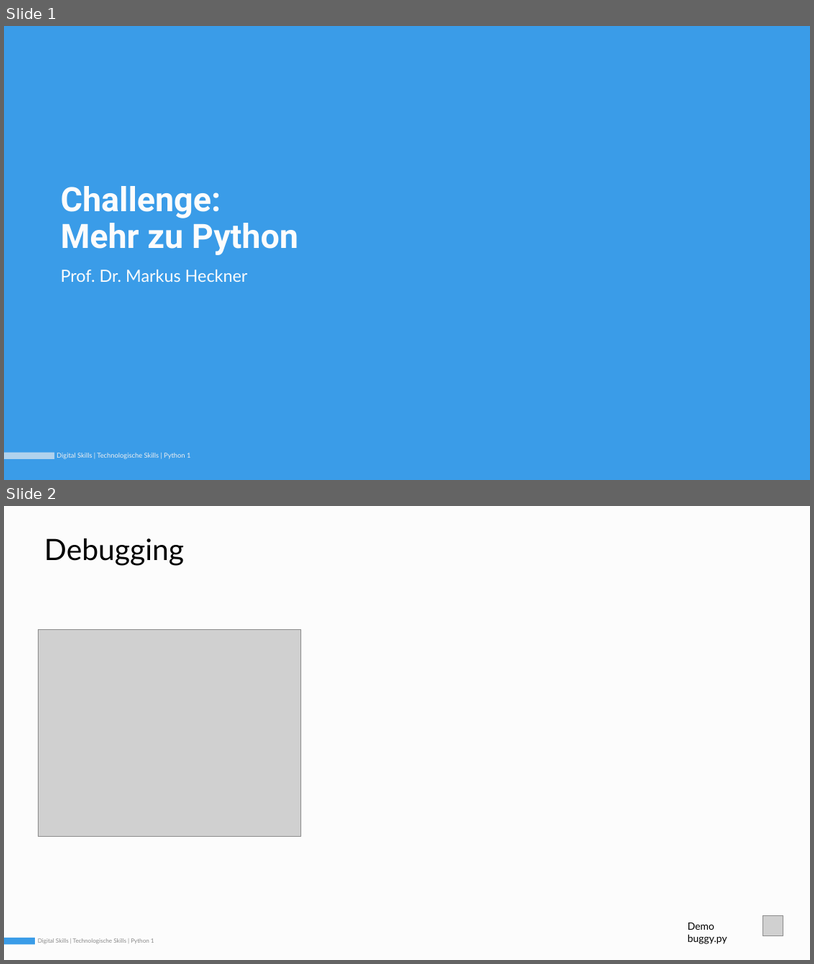
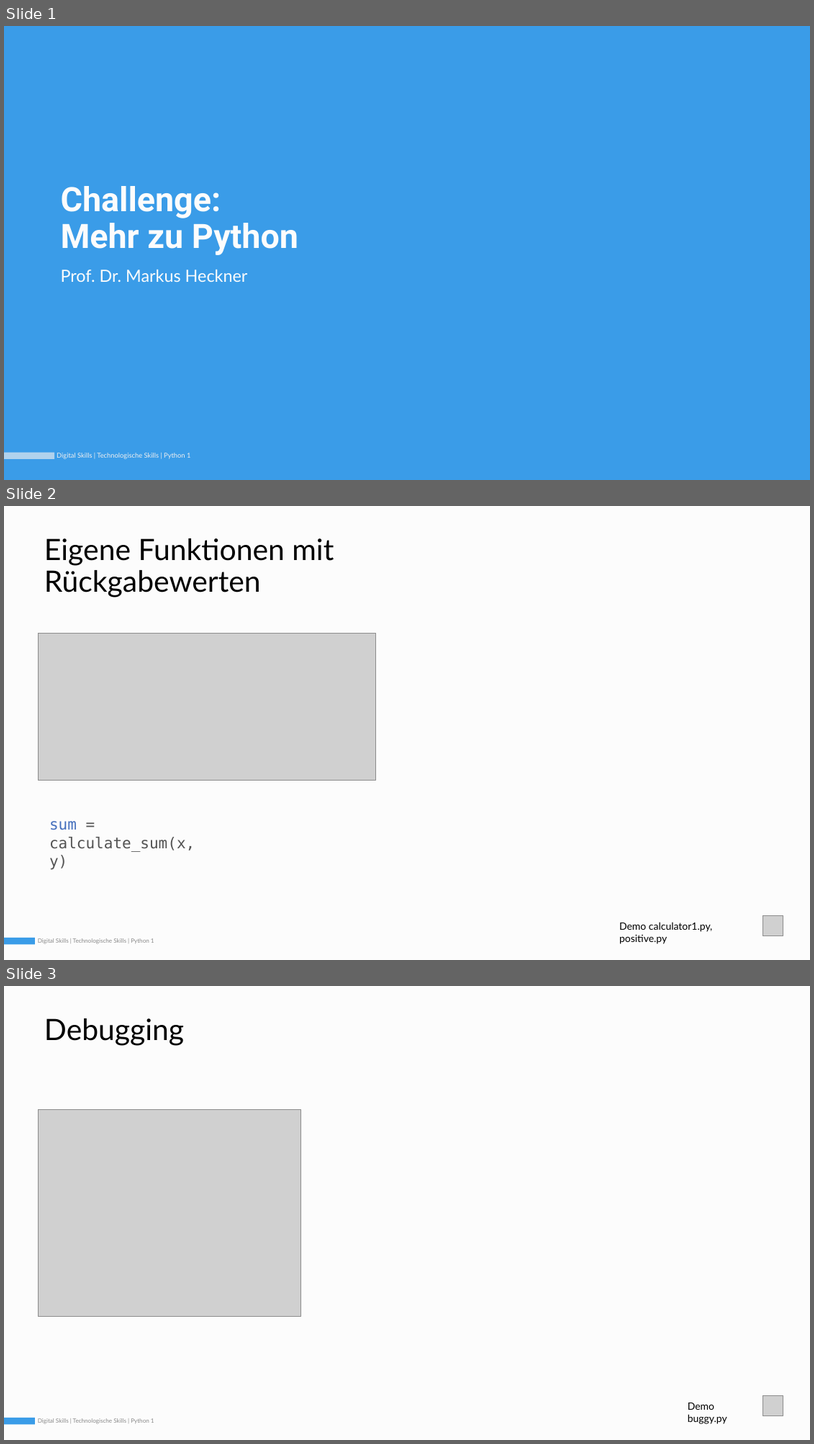
Before and after one commit to Simple-codinger/digitalskills, a slide deck: semester1_technology_skills/05_python2/slides/DigitalSkills_01_05_Python2_220629_v2.pptx. Shown one above the other, each under a label of ours: slides 1 and 2 before the commit, slides 1, 2 and 3 after it. The pictures are 814x964 and 814x1444 pixels, drawn with LibreOffice and Linux fonts; fonts in the diff are those of the drawing; grey boxes stand for pictures. Boxes give left, top, right and bottom in pixels: in the first picture for what was removed or moved away, otherwise in the second. Text is boxed around its words. In the diff, an @@ line names an element or a change of style, - is before the commit and + after.

```diff
--- a/semester1_technology_skills/05_python2/slides/DigitalSkills_01_05_Python2_220629_v2.pptx
+++ b/semester1_technology_skills/05_python2/slides/DigitalSkills_01_05_Python2_220629_v2.pptx
@@ slide 2 added at bbox=[4, 506, 810, 960], background #F0F0F0; not listed: 3 template elements that a slide beside it also shows @@
@@ title added at bbox=[44, 538, 334, 597], 35 pt, text #000000 @@
+Eigene Funktionen mit
+Rückgabewerten
@@ picture added at bbox=[39, 633, 376, 780] @@
@@ text added at bbox=[49, 821, 195, 870], 18 pt, text #535353 @@
+sum = calculate_sum(x, y)
@@ picture added at bbox=[763, 915, 784, 936] @@
@@ text added at bbox=[620, 921, 712, 944], 12 pt, text #000000 @@
+Demo calculator1.py, positive.py
@@ what was slide 2 is now slide 3 @@
```
Also in this commit, not shown: 6 other files.
